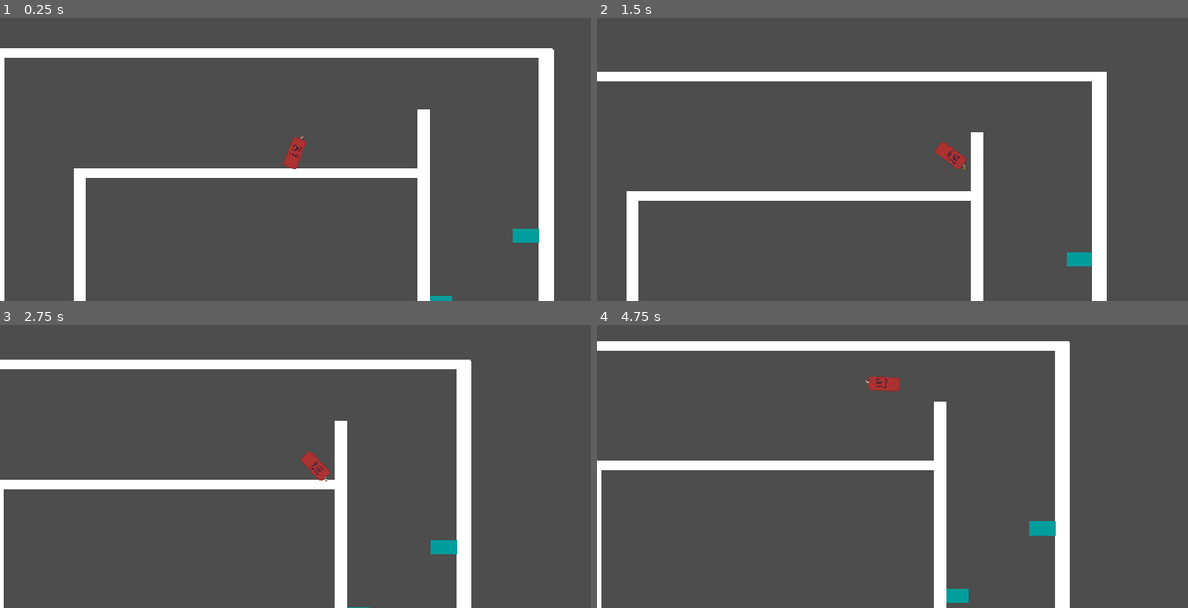
Above: before the commit, frames 1-4 (two rows, left to right).
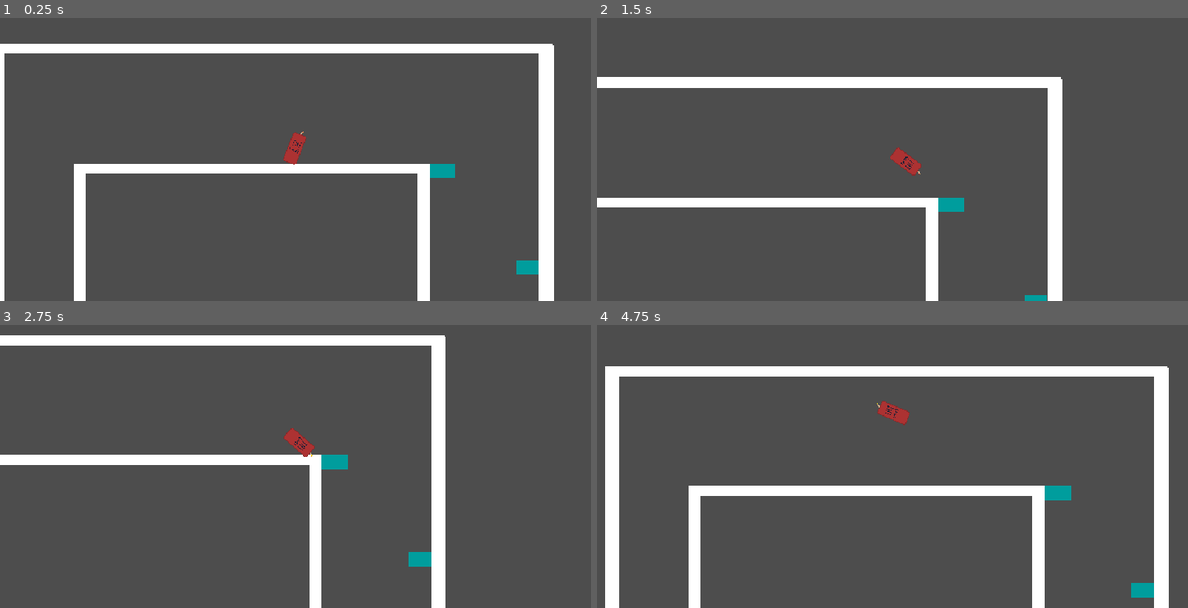
Above: after the commit, the same moments.

Repository: ilgalov/kamekadze
Game: Godot game, scene res://scene/game.tscn
Same seed, same stepped clock (60 frames per second), same inputs: the game is played once before the commit and once after it.
Inputs:
- Up to frame 1 (0.25 s): no input
- Up to frame 2 (1.5 s): tap Enter (ui_accept) at 0.5, 0.77 s; hold Right (ui_right) 0.53-1.28 s; hold Left (ui_left) from 1.28 s (still down)
- Up to frame 3 (2.75 s): tap Enter (ui_accept) at 1.52 s; release Left (ui_left) at 2.03 s; hold Right (ui_right) from 2.03 s (still down)
- Up to frame 4 (4.75 s): tap Enter (ui_accept) at 3.02, 3.77, 4.52 s; release Right (ui_right) at 3.53 s; hold Left (ui_left) from 3.53 s (still down)

The runs differ from the first frame. In frame 1, 5.9% of the frame differs, in the area x 0-94%, y 9-100%; in frame 2, 14%; in frame 3, 17%; in frame 4, 21%, in the area x 0-97%, y 5-100%.

Commit message:
Section
Added by Waterdrop

Diff:
--- a/player/player_tnt.tscn
+++ b/player/player_tnt.tscn
@@ -103,7 +103,6 @@
 limit_left = 0
 limit_bottom = 540
 position_smoothing_enabled = true
-position_smoothing_speed = 1.0
 script = ExtResource("3_sr2m4")
 
 [node name="Boom" type="AudioStreamPlayer2D" parent="." unique_id=1667062682]
@@ -116,4 +115,5 @@
 
 [connection signal="area_entered" from="colider" to="." method="_on_colider_area_entered"]
 [connection signal="body_entered" from="jump" to="." method="_on_area_2d_body_entered"]
+[connection signal="body_exited" from="jump" to="." method="_on_jump_body_exited"]
 [connection signal="timeout" from="Timer" to="." method="_on_timer_timeout"]
--- a/project.godot
+++ b/project.godot
@@ -26,6 +26,10 @@
 window/size/mode=3
 window/stretch/mode="canvas_items"
 window/stretch/aspect="keep_height"
+
+[global_group]
+
+floor=""
 
 [input]
 
--- a/scene/game.tscn
+++ b/scene/game.tscn
@@ -26,7 +26,7 @@
 scale = Vector2(0.6600003, 0.5)
 
 [node name="StaticBody2D9" parent="." unique_id=1100460950 instance=ExtResource("1_dbls1")]
-position = Vector2(2189, -500.00003)
+position = Vector2(2189, -404)
 rotation = 1.5707964
 scale = Vector2(0.6600003, 0.5)
 
@@ -76,17 +76,17 @@
 horizontal_alignment = 1
 
 [node name="Water" parent="." unique_id=119407617 instance=ExtResource("3_33cqm")]
-position = Vector2(2325, -305)
+position = Vector2(2189, -404)
 scale = Vector2(0.51998043, 1)
 
 [node name="Water2" parent="." unique_id=780892166 instance=ExtResource("3_33cqm")]
-position = Vector2(2189.0002, -195.99998)
+position = Vector2(2330, -246)
 scale = Vector2(0.45238486, 1)
 
 [node name="Water3" parent="." unique_id=1703720324 instance=ExtResource("3_33cqm")]
-position = Vector2(2325, -55)
+position = Vector2(2189, -93)
 scale = Vector2(0.51998043, 1)
 
 [node name="Water4" parent="." unique_id=832301275 instance=ExtResource("3_33cqm")]
-position = Vector2(2189.0002, 54)
+position = Vector2(2330, 75.99998)
 scale = Vector2(0.45238486, 1)
--- a/static/water.tscn
+++ b/static/water.tscn
@@ -3,7 +3,7 @@
 [sub_resource type="RectangleShape2D" id="RectangleShape2D_brsoc"]
 size = Vector2(81, 23)
 
-[node name="Water" type="StaticBody2D" unique_id=119407617]
+[node name="Water" type="StaticBody2D" unique_id=119407617 groups=["floor"]]
 
 [node name="ColorRect" type="ColorRect" parent="." unique_id=1525990308]
 offset_right = 81.0
